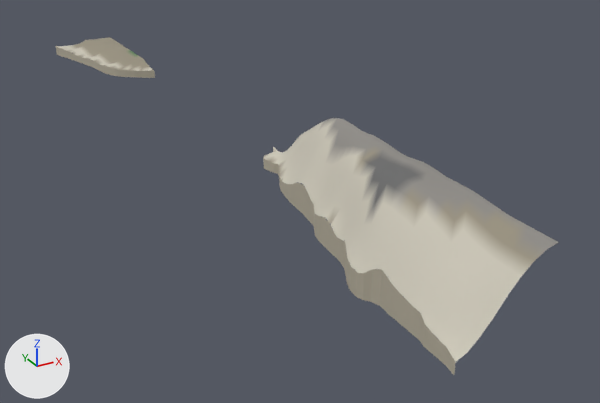
Before and after pictures for a commit that changed the glTF model gibraltar/data/build/tiles/T_W1_S4/terrain.glb.
The view is the same before and after, from a 50 mm lens placed at (308.0, -173.0, 156.0), pointed at (516.0, 204.0, -32.0). Lighting does not change. The marker at lower left points along +X, +Y and +Z. The picture after the commit comes second. Vertices at exactly the same position are counted once.

Objects in the first picture: 'T_W1_S4_terrain'.
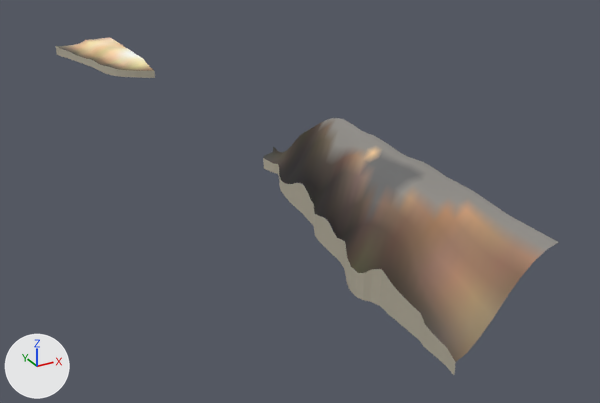
Pixel boxes [x1, y1, x2, y2] of what changed, in the pictures (600 x 403 px):
part 1 of me_t_w1_s4_terrain, recoloured: [59, 46, 521, 362] in both
part 2 of me_t_w1_s4_terrain, recoloured: [75, 37, 382, 163] in both
part 3 of me_t_w1_s4_terrain, recoloured: [57, 39, 541, 277] in both
part 4 of me_t_w1_s4_terrain, recoloured (light grey to black): [271, 123, 408, 301] in both

What changed in the scene script:
```text
Change me_t_w1_s4_terrain:
    where me_t_w1_s4_terrain.from_pydata(...)  # 716 vertices, 1058 faces; spans x 455.0..500.0, y 0.0..500.0, z -4.0..38.0
    used by ob_t_w1_s4_terrain; location = (0.0, 0.0, 0.0)
    me_t_w1_s4_terrain part 1: 220 faces centred in x 457.0..498.0, y 0.0..498.0, z 1.0..32.0 are repainted in the vertex colours; the middle colour goes from light grey #ccc7b8 to brown #635649
    me_t_w1_s4_terrain part 2: 164 faces centred in x 472.0..498.0, y 93.0..498.0, z 2.0..38.0 are repainted in the vertex colours; the middle colour goes from yellow #999280 to beige #f4d8ab
    me_t_w1_s4_terrain part 3: 223 faces centred in x 456.0..500.0, y 2.0..499.0, z 1.0..37.0 are repainted in the vertex colours; the middle colour goes from yellow #999280 to brown #8d735c
    me_t_w1_s4_terrain part 4: 165 faces centred in x 460.0..500.0, y 33.0..205.0, z 2.0..28.0 are repainted in the vertex colours; the middle colour goes from light grey #ccc7b8 to black #262222
```
